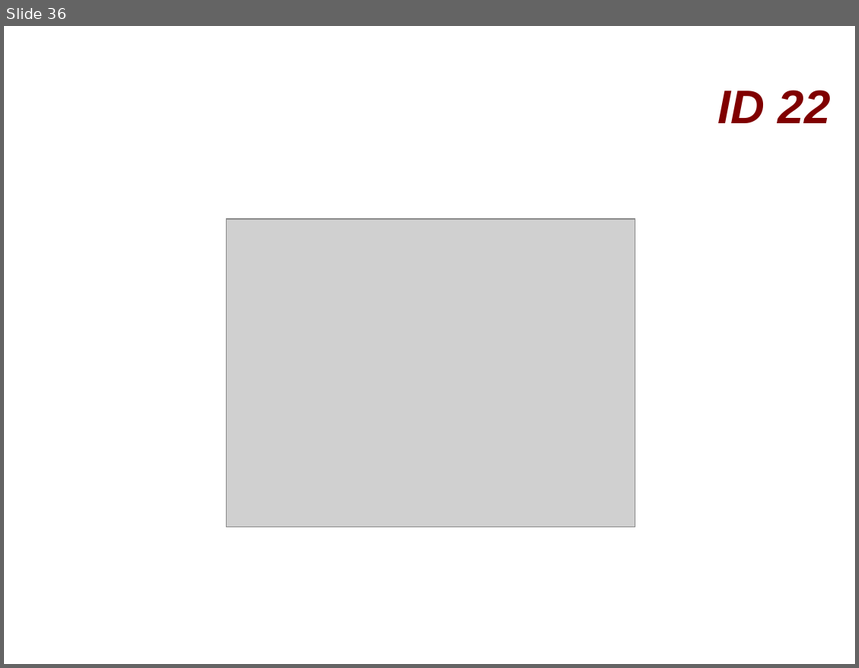
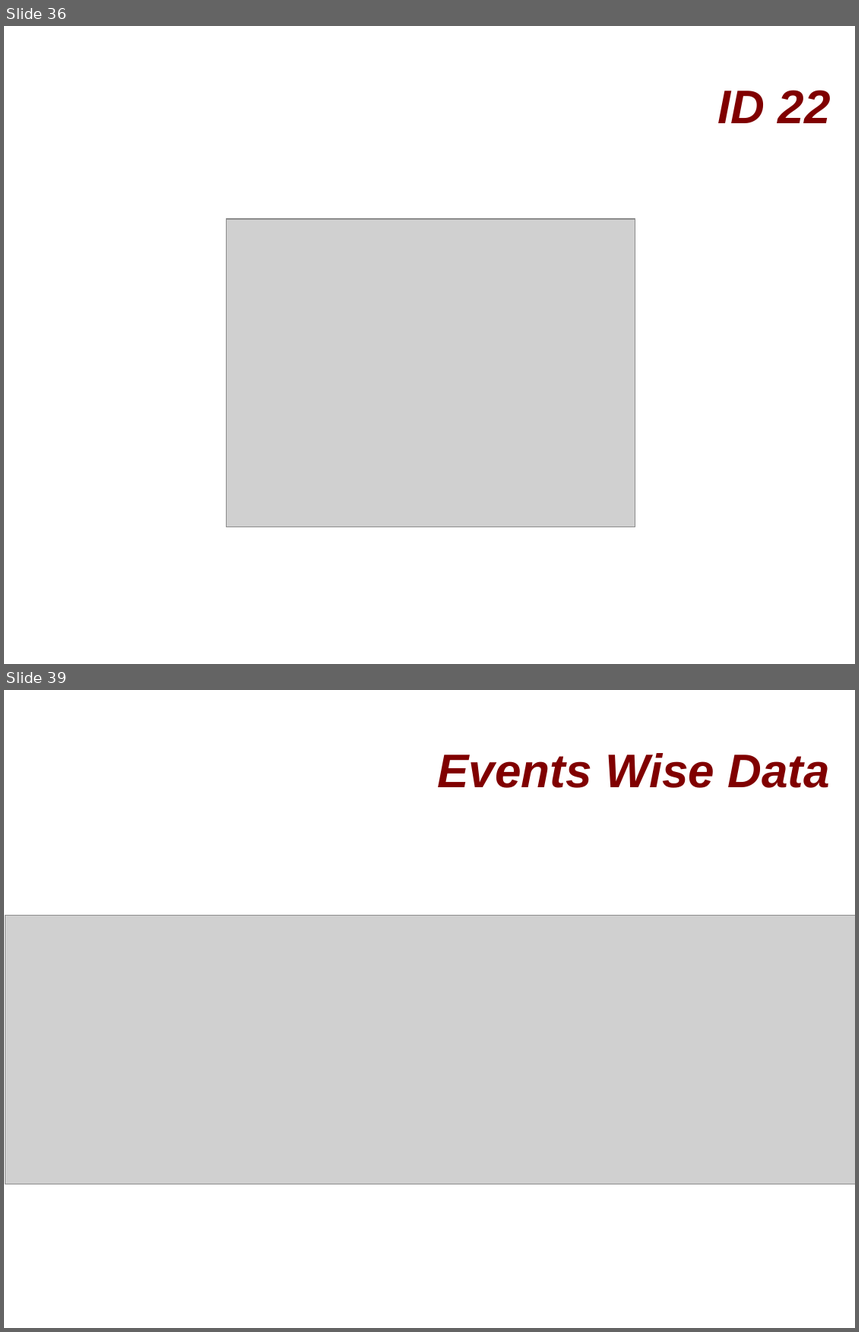
Before and after one commit to Odin84064/software, a slide deck: Presentation/Presentation_Bashir(February).odp. Shown one above the other, each under a label of ours: slide 36 before the commit, slides 36 and 39 after it; the slides between them are not shown. The pictures are 859x668 and 859x1332 pixels, drawn with LibreOffice and Linux fonts; fonts in the diff are those of the drawing; grey boxes stand for pictures; background and template pictures are left out. Boxes give left, top, right and bottom in pixels: in the first picture for what was removed or moved away, otherwise in the second. Text is boxed around its words. In the diff, an @@ line names an element or a change of style, - is before the commit and + after.

Commit message:
training for event wise Rivet data

```diff
--- a/Presentation/Presentation_Bashir(February).odp
+++ b/Presentation/Presentation_Bashir(February).odp
@@ slide 39 added at box(4, 690, 855, 1328), background picture (left out) @@
@@ title added at box(437, 753, 831, 788), 44 pt, text #800000, bold, italic @@
+Events Wise Data
@@ picture added at box(6, 916, 855, 1184) @@
```
Also in this commit, not shown: 1 slide changed, 11 other slides added, 3 other files.
